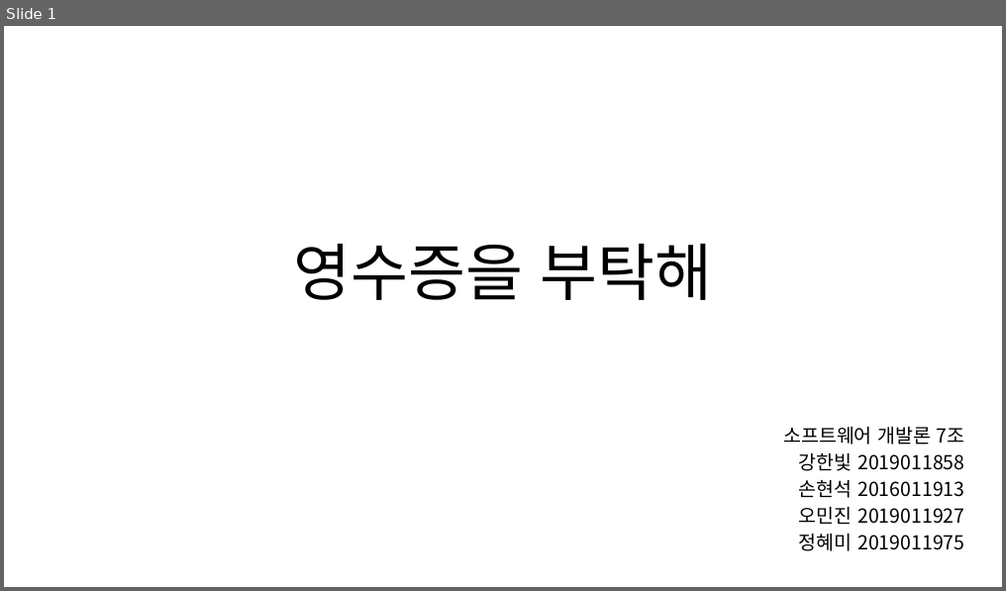
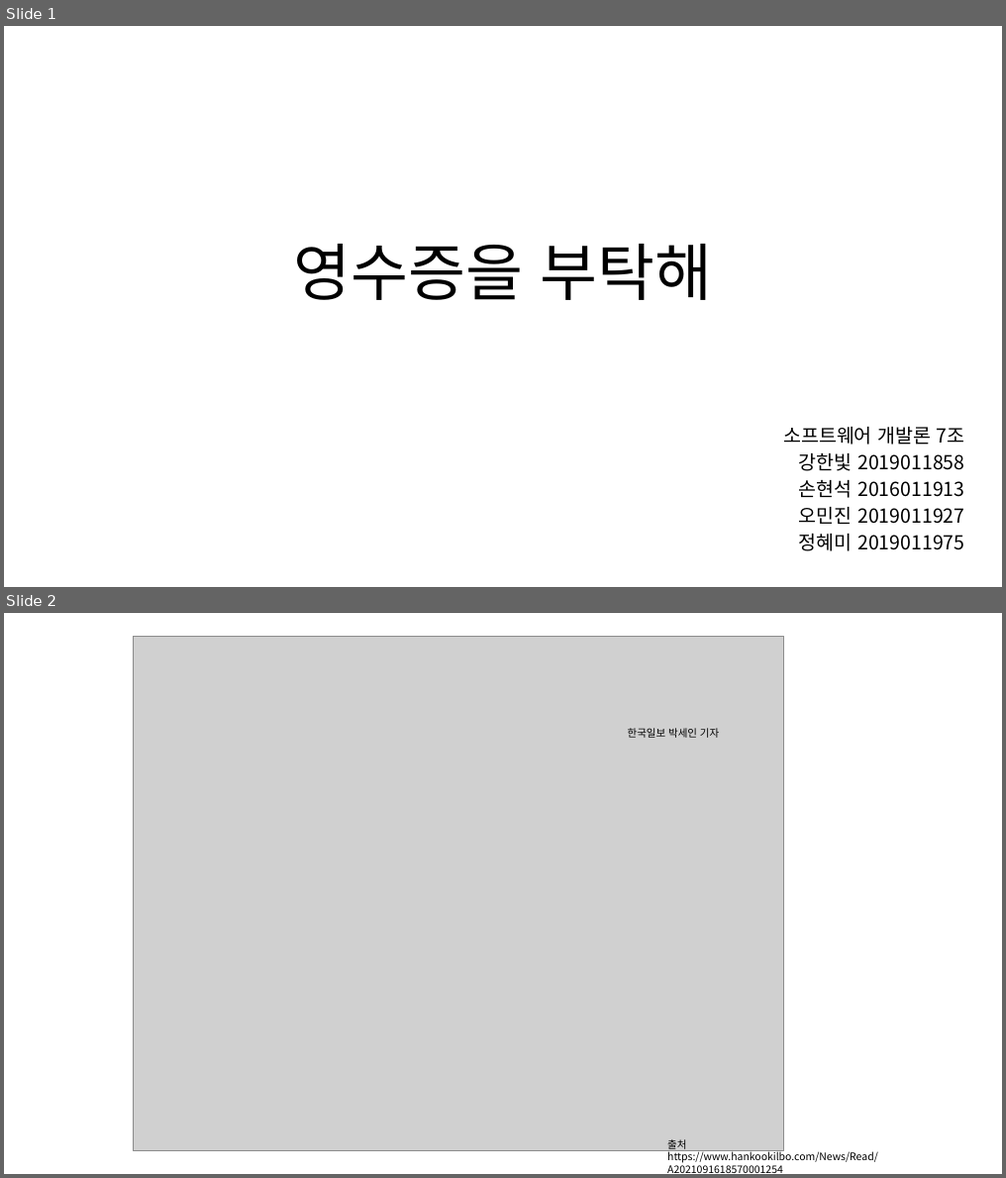
Before and after one commit to LumiereKANG/SW_development, a slide deck: ETC/프로젝트 제안서 7조.pptx. Shown one above the other, each under a label of ours: slide 1 before the commit, slides 1 and 2 after it. The pictures are 1006x591 and 1006x1178 pixels, drawn with LibreOffice and Linux fonts; fonts in the diff are those of the drawing; grey boxes stand for pictures. Boxes give left, top, right and bottom in pixels: in the first picture for what was removed or moved away, otherwise in the second. Text is boxed around its words. In the diff, an @@ line names an element or a change of style, - is before the commit and + after.

```diff
--- a/ETC/프로젝트 제안서 7조.pptx
+++ b/ETC/프로젝트 제안서 7조.pptx
@@ slide 2 added at box(4, 613, 1002, 1174), background #FFFFFF @@
@@ picture added at box(133, 636, 784, 1152) @@
@@ text added at box(628, 728, 719, 738), 10 pt, text #000000 @@
+한국일보 박세인 기자
@@ text added at box(667, 1140, 878, 1173), 10 pt, text #000000 @@
+출처
+https://www.hankookilbo.com/News/Read/A2021091618570001254
```
Also in this commit, not shown: 5 slides changed, 1 other slide added, 3 slides removed, 1 other file.
